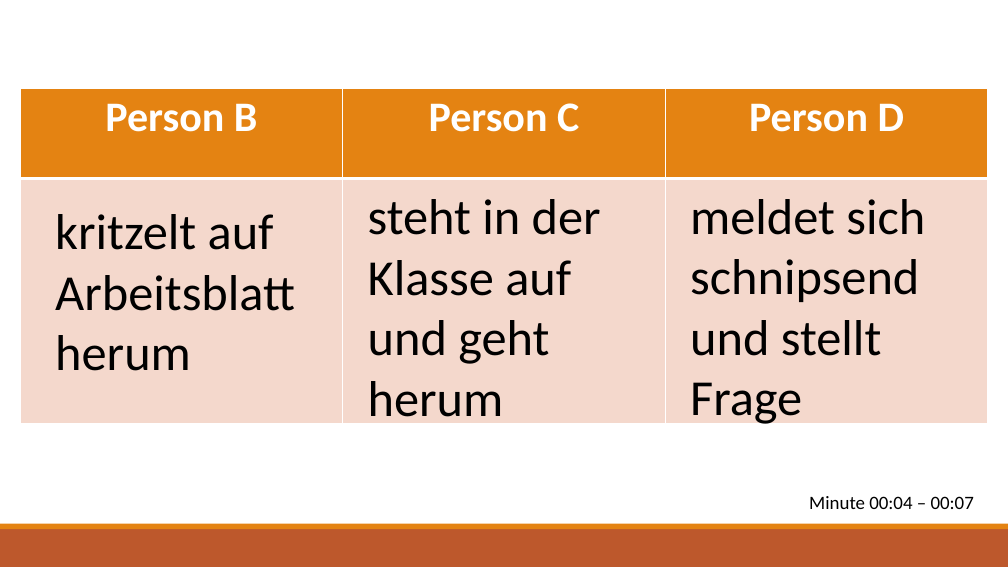
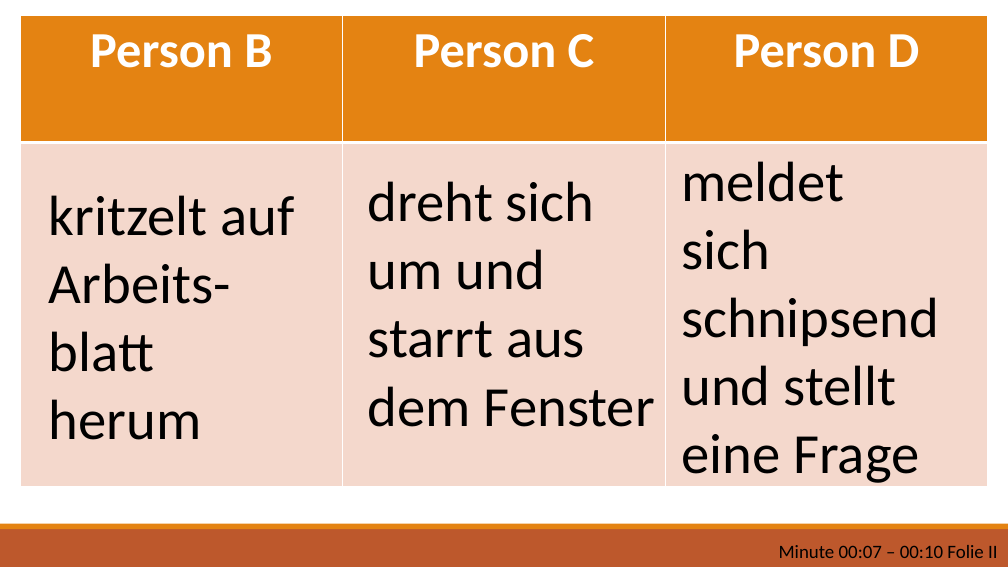
Before and after one commit to ginaamri/Mandy-PhD, a slide deck: slide 6 of studies/labor study_A/script_labpilotpersonA.pptx. Drawn at 1008x567 pixels with LibreOffice and Linux fonts; fonts in the diff are those of the drawing. Boxes give left, top, right and bottom in pixels: in the first picture for what was removed or moved away, otherwise in the second. Text is boxed around its words. In the diff, an @@ line names an element or a change of style, - is before the commit and + after.

```diff
--- a/studies/labor study_A/script_labpilotpersonA.pptx
+++ b/studies/labor study_A/script_labpilotpersonA.pptx
@@ table at [20, 16, 989, 487] @@
@@ size 40 to 48 pt @@
@@ table: place and size @@
-table at [20, 88, 989, 423]
+table at [20, 16, 989, 487]
@@ text at [681, 161, 939, 487]: text changed; size 48 to 54 pt @@
-meldet sich schnipsend und stellt Frage
+meldet sich schnipsend und stellt eine Frage
@@ text at [49, 195, 294, 440]: text changed; size 48 to 54 pt @@
-kritzelt auf Arbeitsblatt herum
+kritzelt auf Arbeits-blatt herum
@@ text removed at [368, 199, 601, 427] @@
-steht in der Klasse auf und geht herum
@@ text added at [368, 181, 655, 427], 54 pt, text #000000 @@
+dreht sich um und starrt aus dem Fenster
@@ text at [779, 545, 997, 558]: text changed @@
-Minute 00:04 – 00:07
+Minute 00:07 – 00:10 Folie II
```
Also in this commit, not shown: 3 other slides changed, 1 slide added, 1 slide removed, 5 other files.
